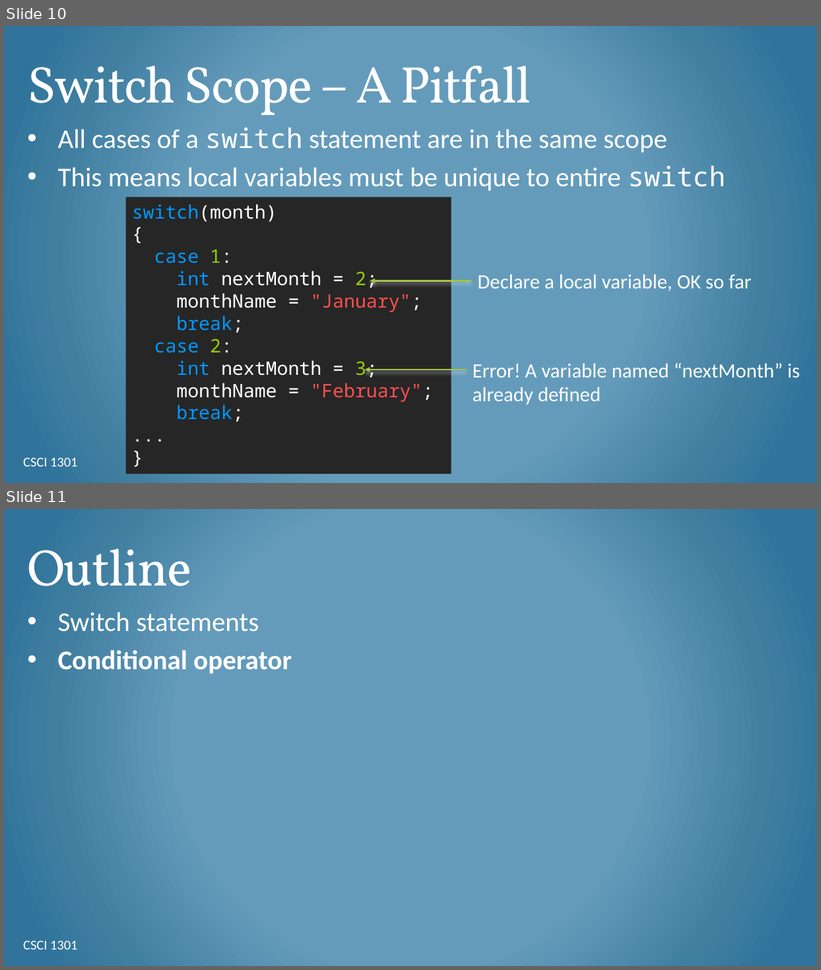
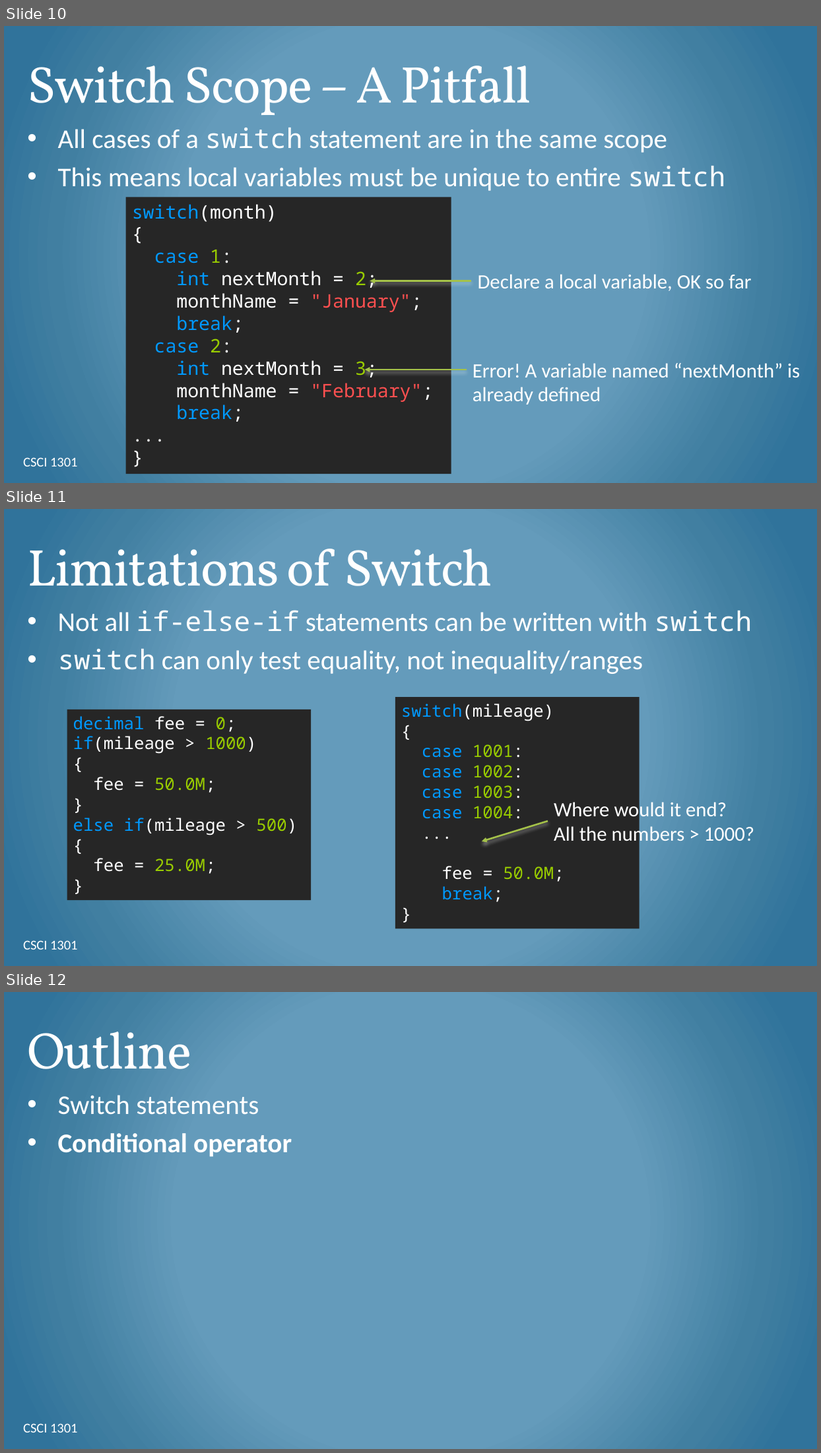
Before and after one commit to csci-1301/csci-1301.github.io, a slide deck: lectures/100_switch/Switch.pptx. Shown one above the other, each under a label of ours: slides 10 and 11 before the commit, slides 10, 11 and 12 after it. The pictures are 821x970 and 821x1453 pixels, drawn with LibreOffice and Linux fonts; fonts in the diff are those of the drawing; background and template pictures are left out. Boxes give left, top, right and bottom in pixels: in the first picture for what was removed or moved away, otherwise in the second. Text is boxed around its words. In the diff, an @@ line names an element or a change of style, - is before the commit and + after.

```diff
--- a/lectures/100_switch/Switch.pptx
+++ b/lectures/100_switch/Switch.pptx
@@ slide 11 added at [4, 509, 817, 966], background gradient #659ABC to #427FA1 to #30759B @@
@@ title added at [27, 549, 492, 586], 61 pt, text #FFFFFF @@
+Limitations of Switch
@@ text added at [58, 610, 752, 674], 32 pt, text #FFFFFF @@
+• Not all if-else-if statements can be written with switch
+• switch can only test equality, not inequality/ranges
@@ rectangle added at [395, 697, 639, 929], fill #262626, 20 pt, text #0099FF @@
+switch(mileage)
+{
+case 1001:
+case 1002:
+case 1003:
+case 1004:
+...
+fee = 50.0M;
+break;
+}
@@ rectangle added at [67, 710, 311, 900], fill #262626, 20 pt, text #FFFFFF @@
+decimal fee = 0;
+if(mileage > 1000)
+{
+fee = 50.0M;
+}
+else if(mileage > 500)
+{
+fee = 25.0M;
+}
@@ text added at [554, 799, 755, 846], 24 pt, text #FFFFFF @@
+Where would it end?
+All the numbers > 1000?
@@ arrow added from (547, 821) to (482, 842), #A5C249 2 pt @@
@@ text added at [23, 941, 77, 950], 16 pt, text #FFFFFF @@
+CSCI 1301
@@ what was slide 11 is now slide 12 @@
```
Also in this commit, not shown: 1 slide changed, 2 other files.
